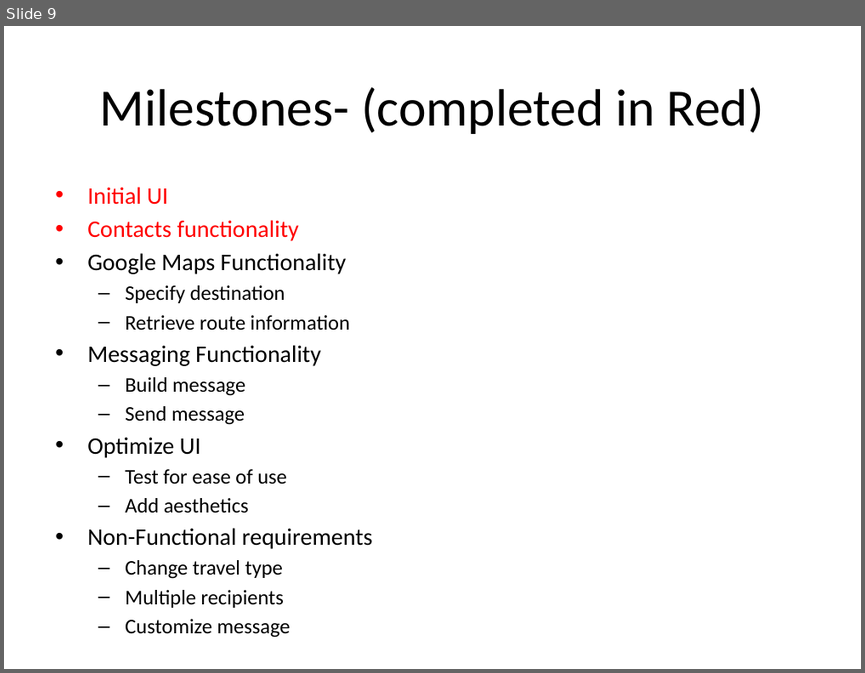
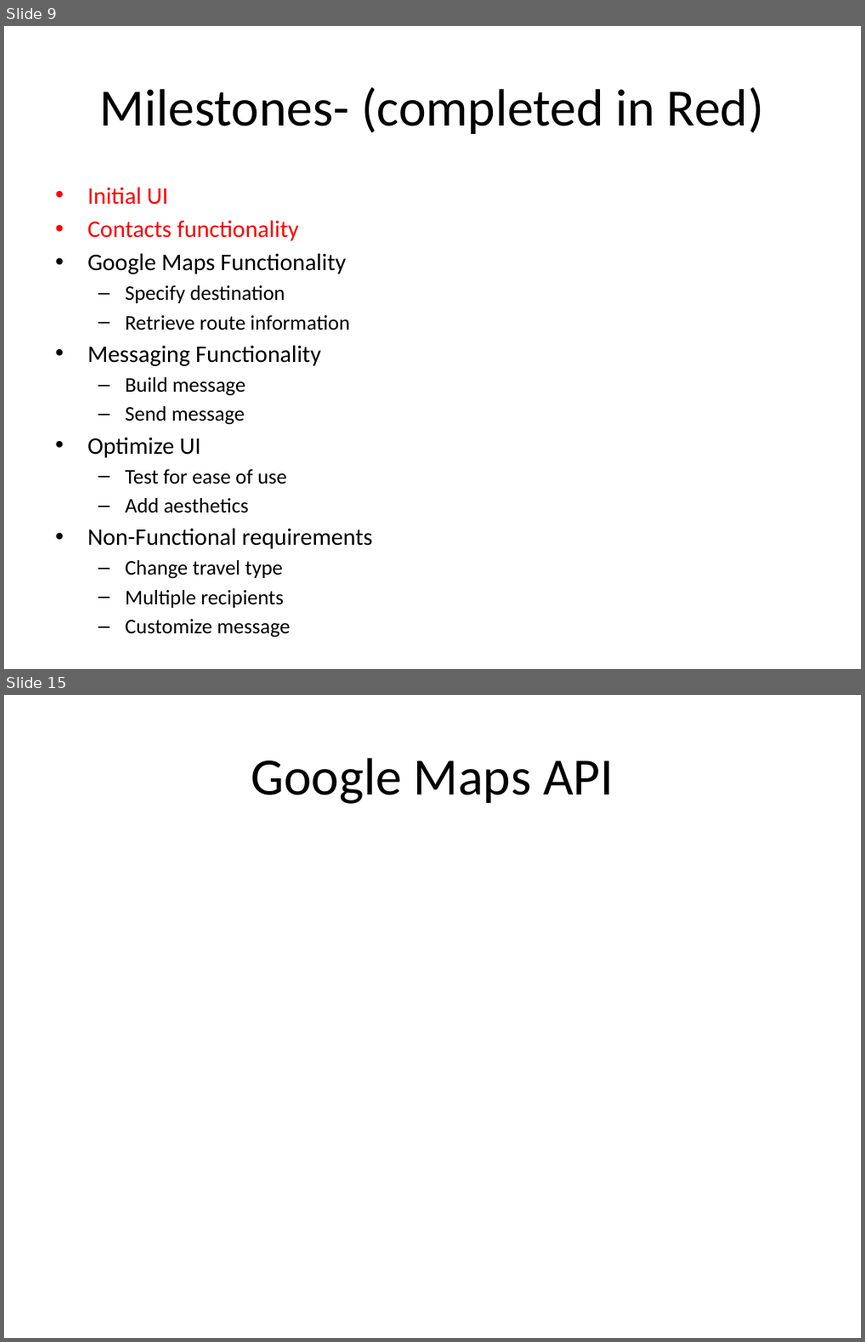
Before and after one commit to jmh9072/zolotnik, a slide deck: docs/Design review presentation.pptx. Shown one above the other, each under a label of ours: slide 9 before the commit, slides 9 and 15 after it; the slides between them are not shown. The pictures are 865x673 and 865x1342 pixels, drawn with LibreOffice and Linux fonts; fonts in the diff are those of the drawing. Boxes give left, top, right and bottom in pixels: in the first picture for what was removed or moved away, otherwise in the second. Text is boxed around its words. In the diff, an @@ line names an element or a change of style, - is before the commit and + after.

```diff
--- a/docs/Design review presentation.pptx
+++ b/docs/Design review presentation.pptx
@@ slide 15 added at (4, 695, 861, 1338), background #FFFFFF @@
@@ title added at (250, 758, 613, 804), 44 pt, text #000000 @@
+Google Maps API
```
Also in this commit, not shown: 5 slides changed, 10 other slides added.
